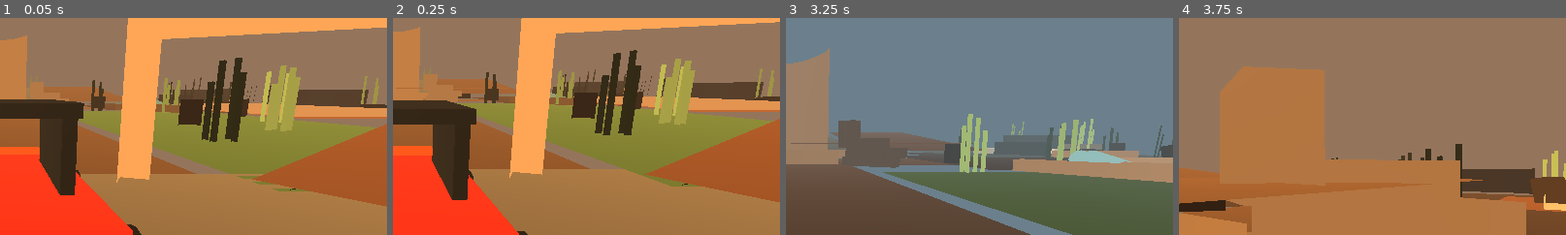
Above: before the commit, frames 1-4 (left to right).
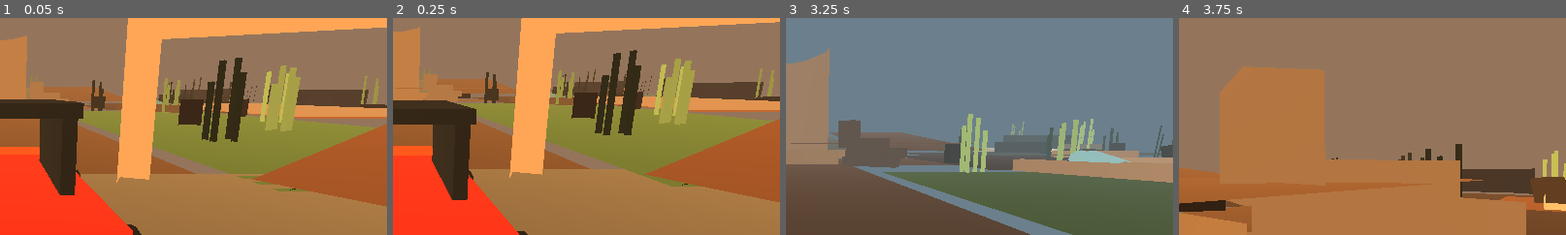
Above: after the commit, the same moments.

Repository: YotsuBotfds/trailhead
Game: Godot game, scene res://scenes/cedar_hollow_playable.tscn
Two runs of this game, one before a commit and one after it. Both use one fixed random seed, a clock stepped at 60 frames per second and the inputs below. This scene is started directly instead of the project's main scene.
Inputs:
- Up to frame 1 (0.05 s): no input
- Up to frame 2 (0.25 s): no input
- Up to frame 3 (3.25 s): hold R (self_right) 0.53-1.28 s; tap C (cam_toggle) at 0.6, 2.85 s; hold S (brake) 1.28-2.03 s; tap N (mood_toggle) at 1.35 s; hold R (self_right) 2.03-2.78 s; hold W (throttle) 2.03-2.78 s; hold Up from 2.78 s (still down)
- Up to frame 4 (3.75 s): release Up at 3.53 s; hold A (steer_left) from 3.53 s (still down); tap N (mood_toggle) at 3.6 s
The pictures show only the part of the screen within x 50-100%, y 14-64%; the shares and areas given below are measured in that part.

The runs differ from the first frame. In frame 1, less than 0.1% of the frame differs, in the area x 29-47%, y 39-40%; in frame 2, less than 0.1%; in frame 3, 0.2%, in the area x 35-98%, y 61-65%; in frame 4, nothing differs.

Commit message:
Strengthen Cedar crossing contact gate

Diff:
--- a/systems/world/terrain_builder.gd
+++ b/systems/world/terrain_builder.gd
@@ -24,7 +24,7 @@
 	bodies.append(_build_surface_box(parent, "bog_bottom", &"mud", Vector3(2.8, -0.05, -5.5), Vector3(2.4, 0.1, 2.4)))
 	bodies.append(_build_surface_box(parent, "boardwalk_creek_connector", &"mud", Vector3(3.9, -0.05, -4.75), Vector3(2.2, 0.1, 2.6)))
 	bodies.append(_build_surface_box(parent, "creek_bank", &"mud", Vector3(3.2, -0.05, -6.85), Vector3(2.2, 0.1, 1.9)))
-	bodies.append(_build_surface_box(parent, "wet_stone_crossing", &"wet_stone", Vector3(4.2, -0.05, -7.45), Vector3(3.0, 0.1, 2.8)))
+	bodies.append(_build_surface_box(parent, "wet_stone_crossing", &"wet_stone", Vector3(4.2, -0.01, -7.35), Vector3(3.0, 0.1, 2.9)))
 	bodies.append(_build_surface_box(parent, "boardwalk", &"wood_plank", Vector3(3.25, -0.02, -3.35), Vector3(1.4, 0.1, 2.6)))
 	return bodies
 
Not shown, changed: tools/run_headless_suite.sh
